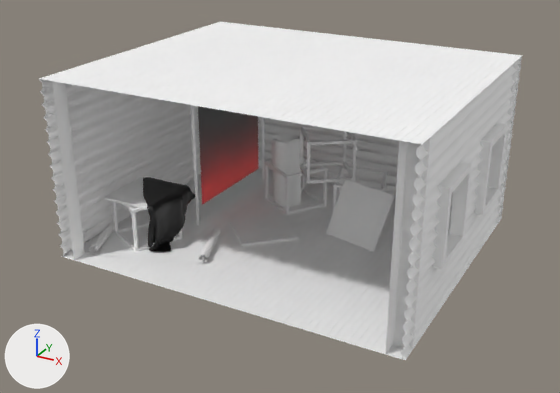
The glTF model Assets/GLB/Room.glb, before and after one commit.
Both versions are drawn from a 50 mm camera at (17.28, -26.43, 12.11) aimed at (5.9, -5.73, 1.76). Lighting does not change. The marker at lower left points along +X, +Y and +Z. The first picture is the older version. Where no turn or scale is listed for an object, it has been applied to the vertices. Vertices at exactly the same position are counted once.

The older version as bpy lines, for what is in view:
```python
me_cube_002 = bpy.data.meshes.new('Cube.002')
me_cube_002.from_pydata(...)  # 7201 vertices, 11830 faces; spans x -1.28..10.92, y -3.65..6.35, z -1.5..4.52
me_cube_002.materials.append(mat_defaultmaterial)
me_paper = bpy.data.meshes.new('Paper')
me_paper.from_pydata(...)  # 850 vertices, 1536 faces; spans x -0.61..1.66, y -1.92..5.04, z -1.89..2.7
me_paper.materials.append(mat_defaultmaterial_001)
ob_paper = bpy.data.objects.new('Paper', me_paper)
ob_paper.location = (1.38, -6.53, 1.95)
ob_room = bpy.data.objects.new('Room', me_cube_002)
ob_room.location = (1.28, -6.35, 1.49)
```
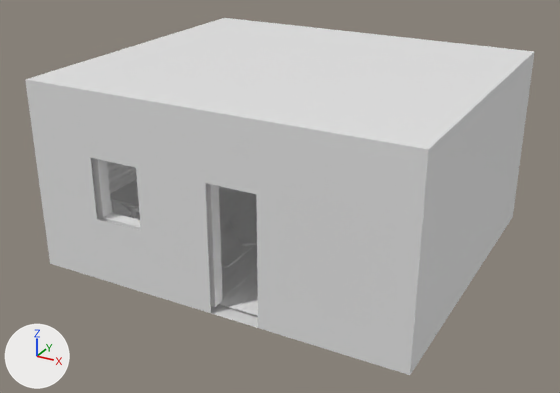
Where the newer file only moved an object's origin or applied its transform, the numbers keep the older frame.

Location of each change, [x1, y1, x2, y2] in pixels of the pictures (560 x 393 px; the box of a moved part takes in the faces that stretch with it):
```json
{"object": "LightBleedingDestroyer", "change": "added", "after": [25, 18, 535, 375]}
{"object": "Room", "change": "reshaped", "before": [39, 22, 522, 360], "after": [91, 158, 258, 316]}
{"object": "Paper", "change": "deleted", "before": [143, 106, 259, 252]}
{"part": 1, "of": "me_cube_002", "change": "moved or reshaped", "before": [326, 180, 394, 252], "on screen": "not visible afterwards"}
{"part": 2, "of": "me_cube_002", "change": "added", "after": [92, 158, 141, 231]}
{"part": 3, "of": "me_cube_002", "change": "added", "after": [206, 183, 223, 307]}
{"part": 4, "of": "me_cube_002", "change": "built on", "before": [273, 201, 452, 360], "after": [91, 158, 255, 298], "on screen": "mostly hidden afterwards"}
```

Scene script edits in JSON lines:
```json
{"block": "me_cube_002", "where": "# used by ob_room; location = (1.28, -6.35, 1.49)"}
{"op": "remove", "block": "me_cube_002", "code": "me_cube_002.from_pydata(...)  # 7201 vertices, 11830 faces; spans x -1.28..10.92, y -3.65..6.35, z -1.5..4.52"}
{"op": "add", "block": "me_cube_002", "code": "me_cube_002.from_pydata(...)  # 9964 vertices, 16804 faces; spans x -1.28..10.92, y -3.85..6.35, z -1.54..4.52"}
{"block": "me_cube_002", "change": "me_cube_002 part 1: the loose piece of 120 vertices spanning x 5.68..7.88, y 1.59..3.08, z -1.5..0.28 is turned -2.2 degrees about the y axis through its middle, then moved by (-0.07, 0.01, 0.07)"}
{"block": "me_cube_002", "change": "me_cube_002 part 2: the loose piece of 24 vertices spanning x 10.52..10.92, y -1.65..0.35, z 0.31..2.71 is copied, and the copy is turned -90 degrees about the z axis through its middle, then moved by (-9.0, -3.0, 0.0); it spans x 0.72..2.72, y -3.85..-3.45, z 0.31..2.71"}
{"block": "me_cube_002", "change": "me_cube_002 part 3: a new loose piece of 28 vertices spanning x 4.72..6.72, y -3.85..-3.45, z -1.49..2.71, in mat_defaultmaterial"}
{"block": "me_cube_002", "change": "me_cube_002 part 4: 318 vertices removed from x 6.84..10.63, y -3.65..6.35, z -1.5..-1.49; 812 vertices added at x -1.28..10.72, y -3.65..-1.65, z -1.48..4.47"}
{"block": "me_cube_002", "change": "other edits to the shape of me_cube_002 do not show in these pictures"}
{"op": "add", "block": "me_cube", "code": ["me_cube = bpy.data.meshes.new('Cube')", "me_cube.from_pydata(...)  # 48 vertices, 86 faces; spans x -0.08..12.3, y -10.44..0.44, z -0.08..6.07"]}
{"op": "remove", "block": "ob_paper", "code": ["ob_paper = bpy.data.objects.new('Paper', me_paper)", "ob_paper.location = (1.38, -6.53, 1.95)"]}
{"op": "add", "block": "ob_lightbleedingdestroyer", "code": ["ob_lightbleedingdestroyer = bpy.data.objects.new('LightBleedingDestroyer', me_cube)", "ob_lightbleedingdestroyer.location = (0.0, 0.0, 0.0)"]}
```
